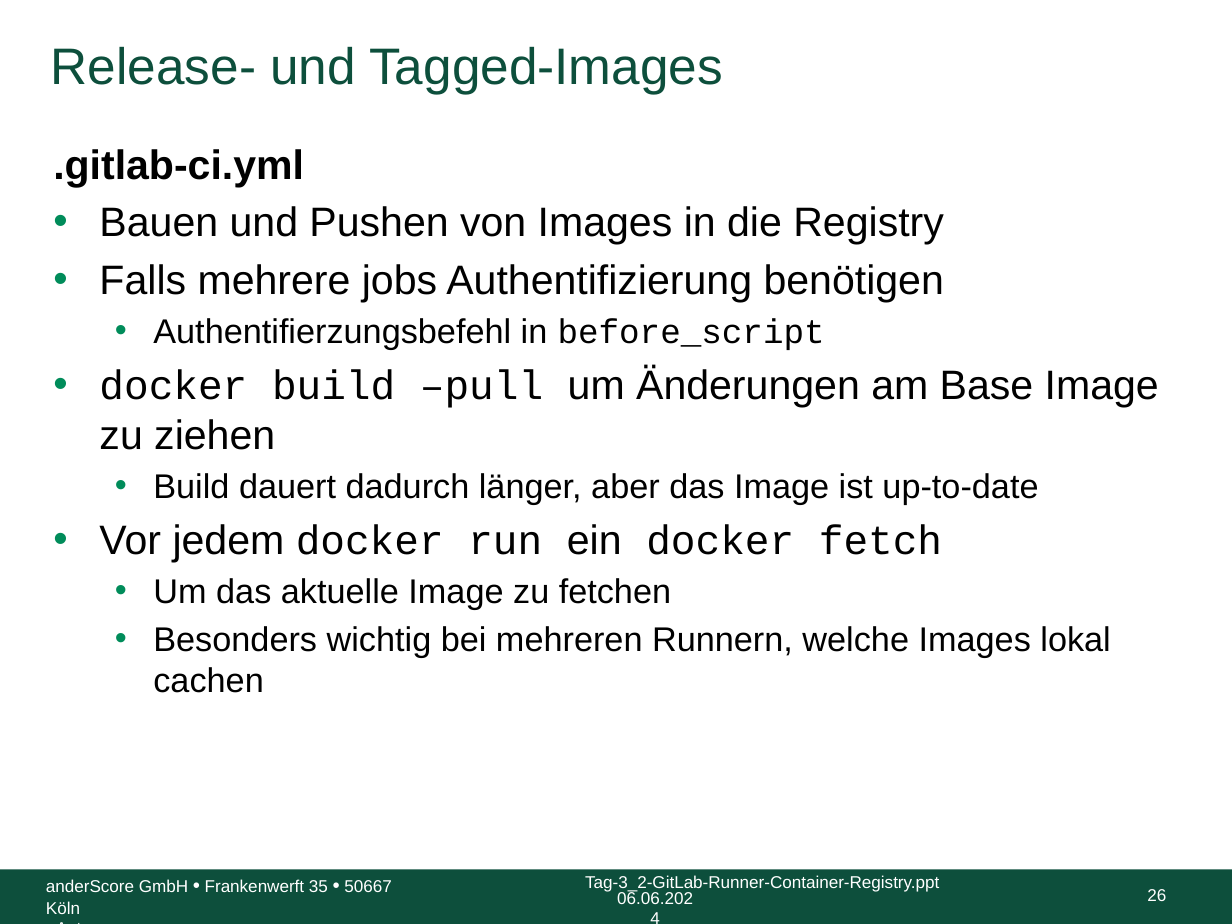
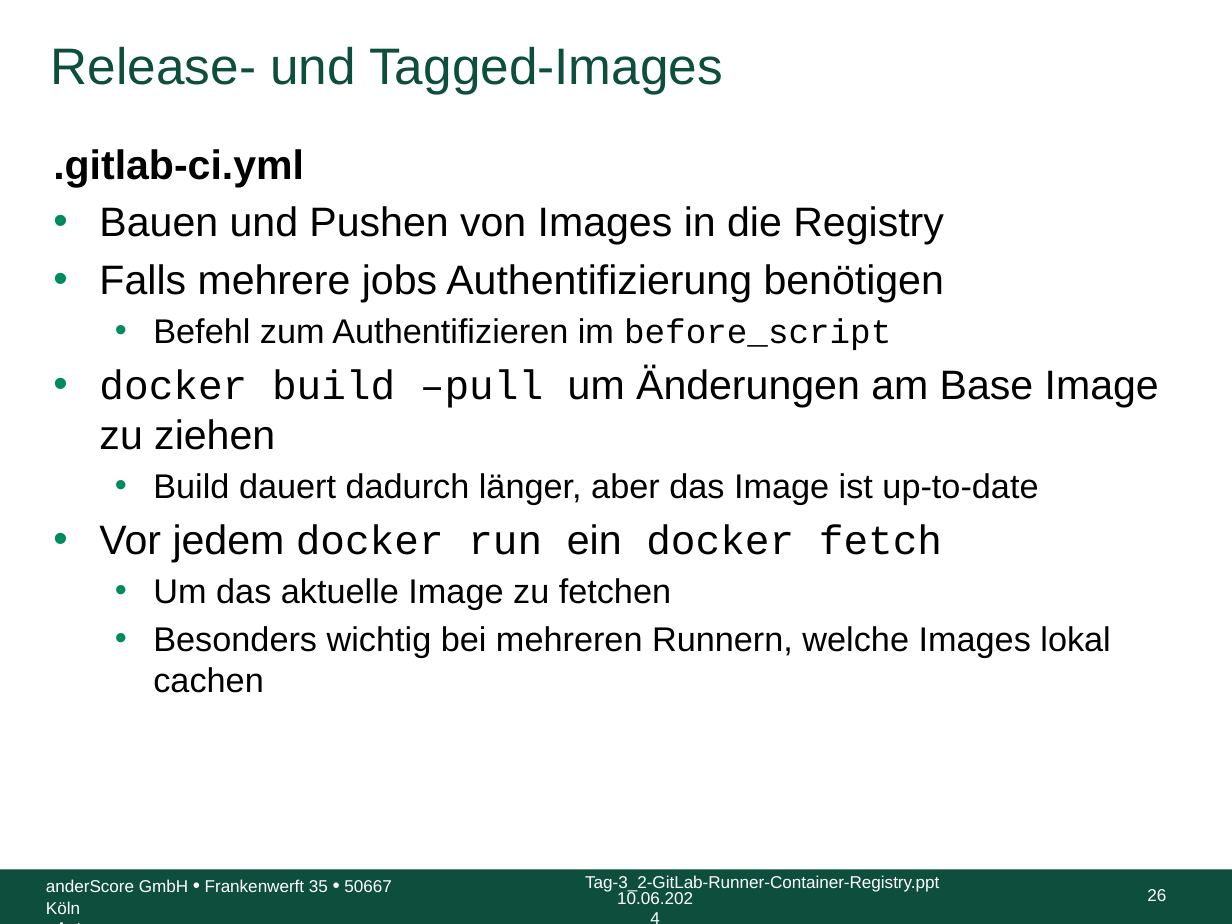
Before and after one commit to anderscore-gmbh/gitlab, a slide deck: slide 26 of slides/Tag-3_4-Release-und-Tagged-Images.pptx. Drawn at 1232x924 pixels with LibreOffice and Linux fonts; fonts in the diff are those of the drawing; background and template pictures are left out. Boxes give left, top, right and bottom in pixels: in the first picture for what was removed or moved away, otherwise in the second. Text is boxed around its words. In the diff, an @@ line names an element or a change of style, - is before the commit and + after.

Commit message:
Übungen in Theorie-Slides, Fix typos und formatting

```diff
--- a/slides/Tag-3_4-Release-und-Tagged-Images.pptx
+++ b/slides/Tag-3_4-Release-und-Tagged-Images.pptx
@@ text at (x1=153, y1=318, x2=891, y2=350): text changed @@
-  • Authentifierzungsbefehl in before_script
+  • Befehl zum Authentifizieren im before_script
@@ text at (x1=617, y1=890, x2=693, y2=904): text changed @@
-06.06.2024
+10.06.2024
```
Also in this commit, not shown: 33 other slides changed, 1 slide removed, 1 other file.
